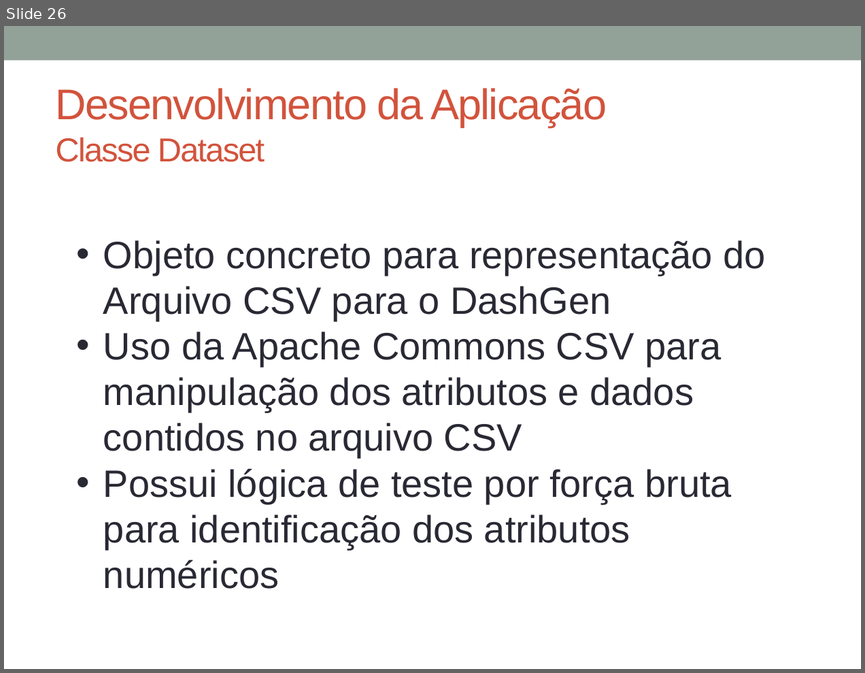
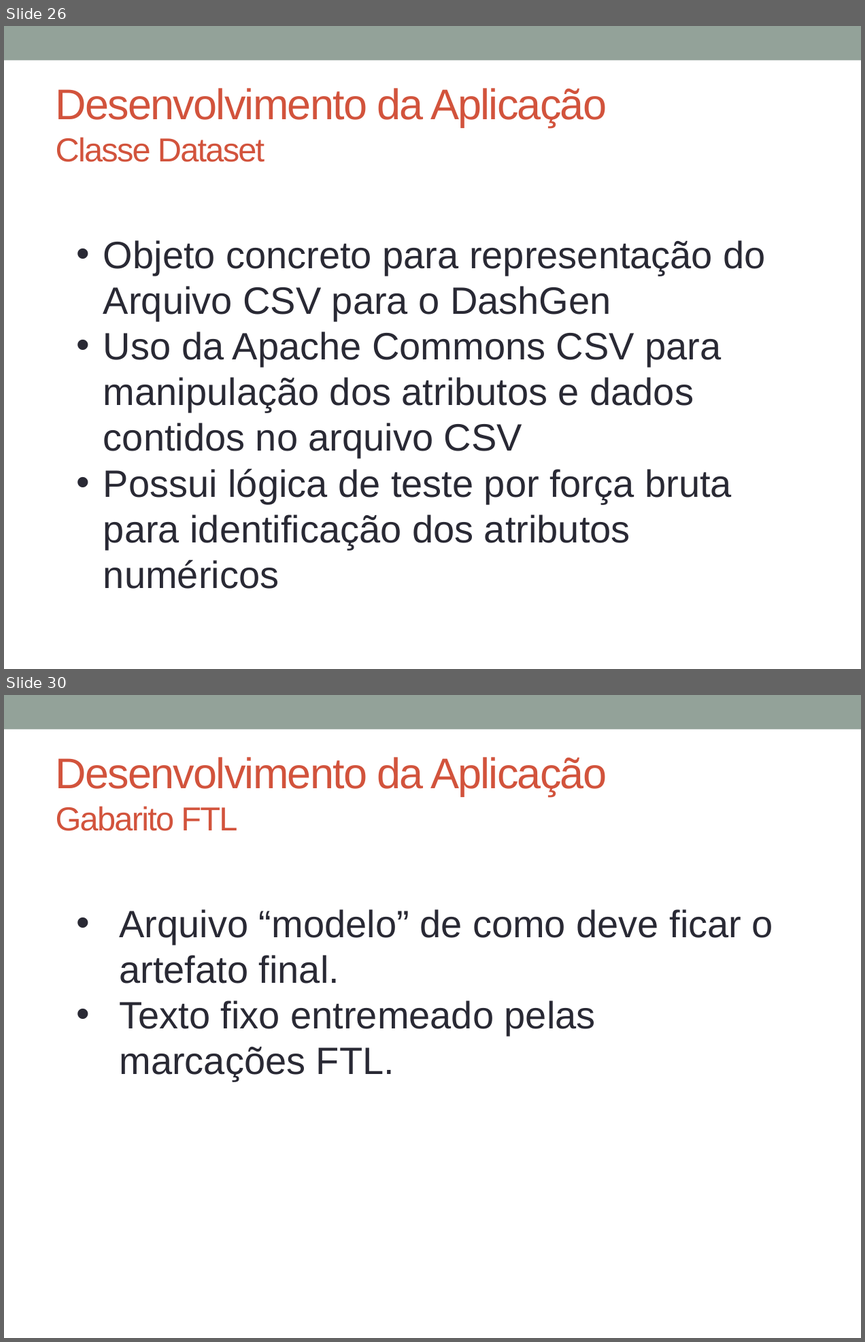
Before and after one commit to glaubergad/tccrepo, a slide deck: mono/Defesa TCC - DashGen.pptx. Shown one above the other, each under a label of ours: slide 26 before the commit, slides 26 and 30 after it; the slides between them are not shown. The pictures are 865x673 and 865x1342 pixels, drawn with LibreOffice and Linux fonts; fonts in the diff are those of the drawing. Boxes give left, top, right and bottom in pixels: in the first picture for what was removed or moved away, otherwise in the second. Text is boxed around its words. In the diff, an @@ line names an element or a change of style, - is before the commit and + after.

```diff
--- a/mono/Defesa TCC - DashGen.pptx
+++ b/mono/Defesa TCC - DashGen.pptx
@@ slide 30 added at (4, 695, 861, 1338), background #FFFFFF; not listed: 1 template element that a slide beside it also shows @@
@@ title added at (56, 757, 606, 831), 36 pt, text #D2533C @@
+Desenvolvimento da Aplicação
+Gabarito FTL
@@ text added at (120, 909, 773, 1081), 32 pt, text #292934 @@
+• Arquivo “modelo” de como deve ficar o artefato final.
+• Texto fixo entremeado pelas marcações FTL.
```
Also in this commit, not shown: 2 slides changed, 20 other slides added, 1 other file.
